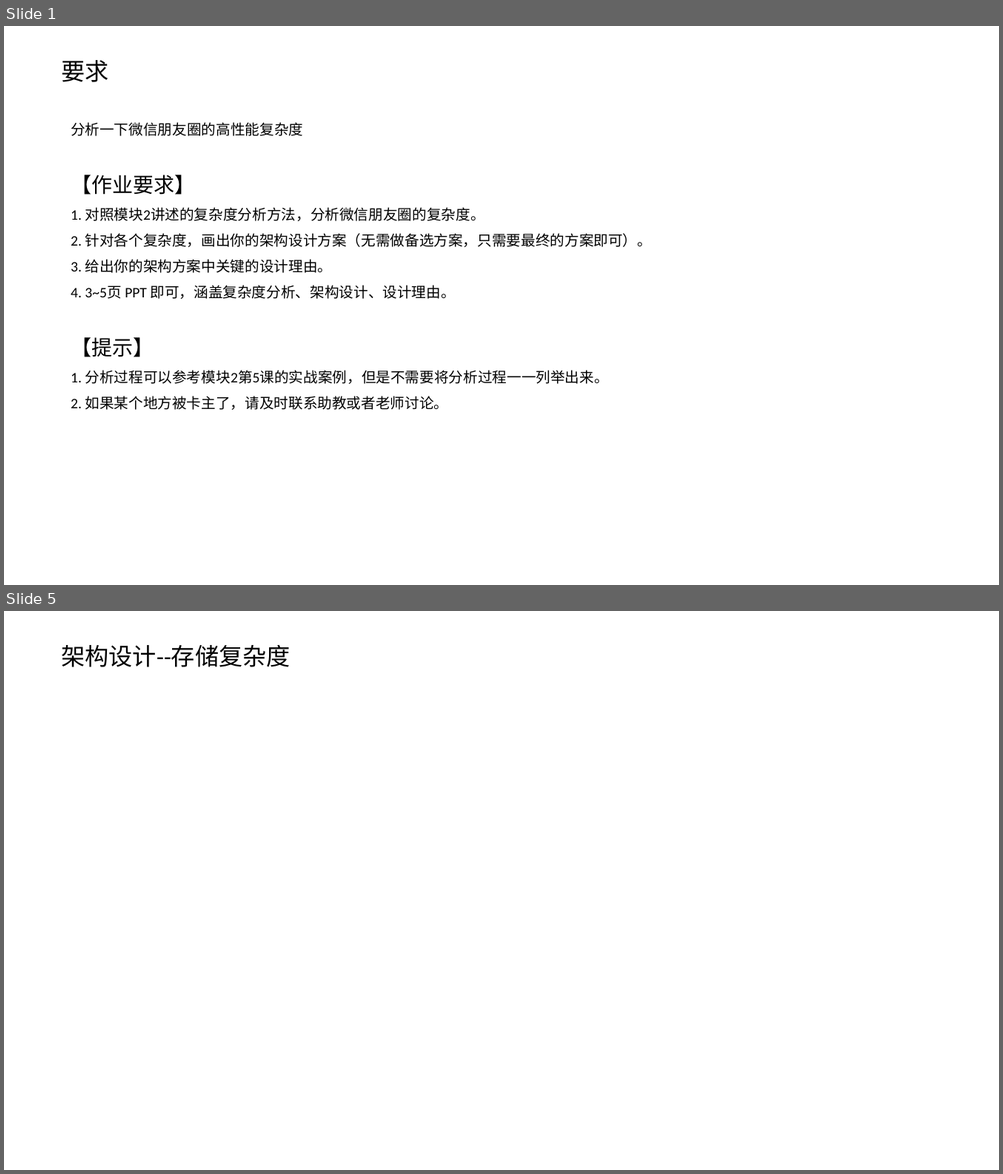
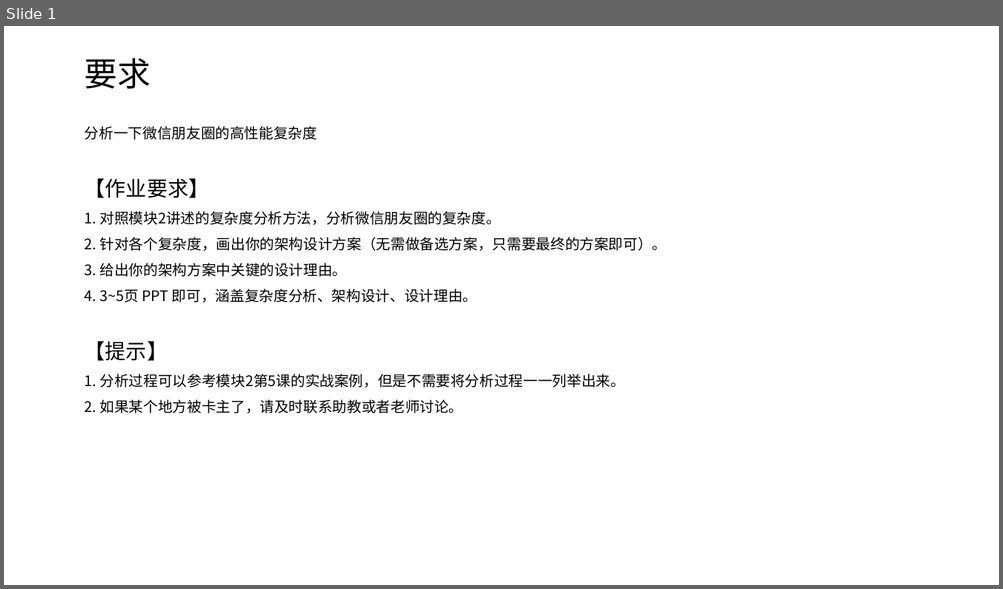
Before and after one commit to snowwolf-lw/learn-architecture, a slide deck: 模块二作业/微信朋友圈复杂度.pptx. Shown one above the other, each under a label of ours: slides 1 and 5 before the commit, slide 1 after it; the slides between them are not shown. The pictures are 1003x1174 and 1003x589 pixels, drawn with LibreOffice and Linux fonts; fonts in the diff are those of the drawing. Boxes give left, top, right and bottom in pixels: in the first picture for what was removed or moved away, otherwise in the second. Text is boxed around its words. In the diff, an @@ line names an element or a change of style, - is before the commit and + after.

Commit message:
交作业

```diff
--- a/模块二作业/微信朋友圈复杂度.pptx
+++ b/模块二作业/微信朋友圈复杂度.pptx
@@ slide 5 removed at (x1=4, y1=611, x2=999, y2=1170), background #FFFFFF @@
@@ subtitle removed at (x1=61, y1=645, x2=290, y2=667) @@
-架构设计--存储复杂度
@@ slide 1 changed as well @@
@@ subtitle "要求" moved from (x1=61, y1=60, x2=108, y2=82) to (x1=85, y1=58, x2=151, y2=89) @@
@@ subtitle "要求" at (x1=85, y1=58, x2=151, y2=89): size 23 to 32 pt, font Calibri to Noto Sans CJK SC @@
@@ text "分析一下微信朋友圈的高性能复杂度" moved from (x1=71, y1=122, x2=652, y2=410) to (x1=85, y1=126, x2=667, y2=414) @@
@@ text "分析一下微信朋友圈的高性能复杂度" at (x1=85, y1=126, x2=667, y2=414): font Calibri to Noto Sans CJK SC @@
```
Also in this commit, not shown: 2 other slides changed, 3 slides added, 3 other slides removed.
